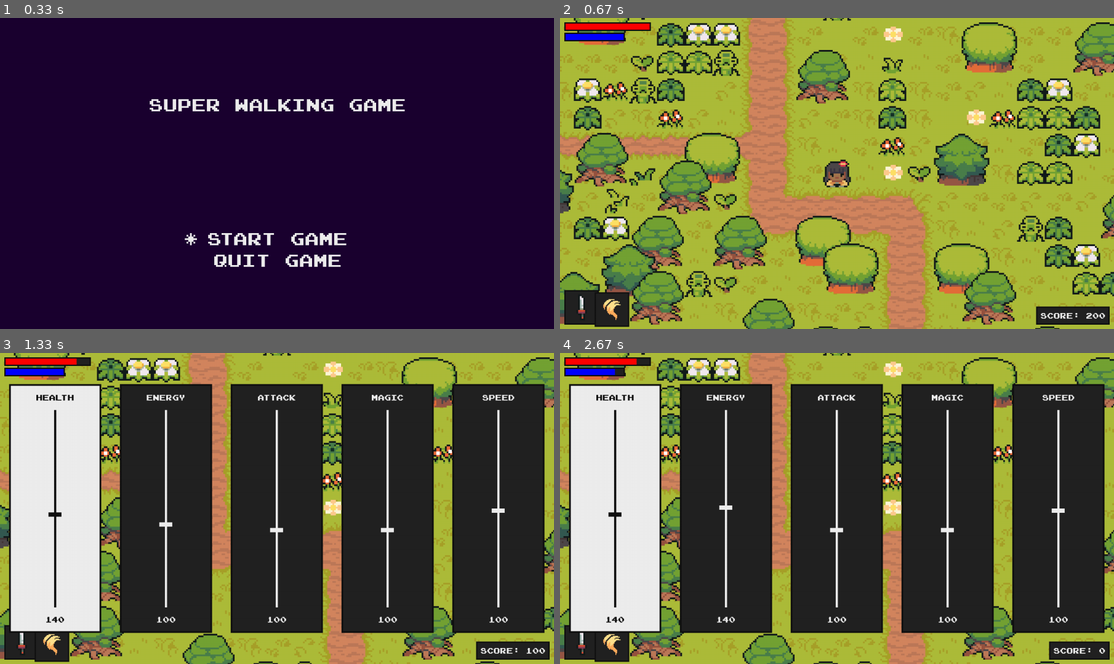
Above: before the commit, frames 1-4 (two rows, left to right).
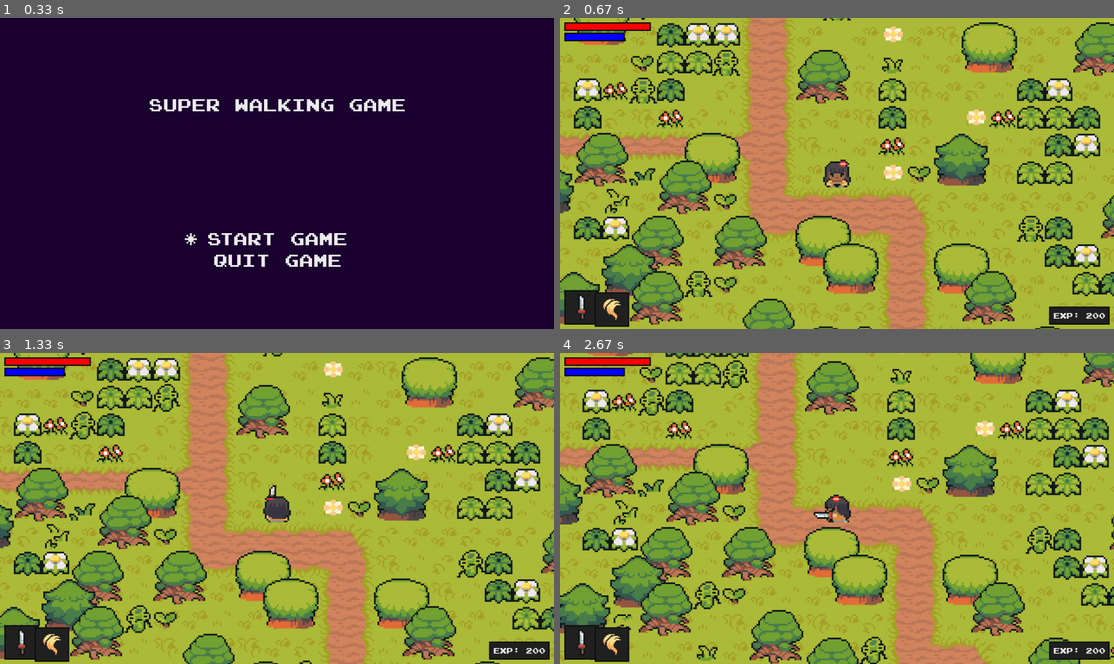
Above: after the commit, the same moments.

Repository: M1estere/Pygame_Project
Game: pygame game, started from code/main.py
The game is run twice, just before and just after one commit, with the same random seed, the same clock (stepped at 60 frames per second) and the same inputs.
Inputs:
- Up to frame 1 (0.33 s): no input
- Up to frame 2 (0.67 s): tap Enter at 0.33 s
- Up to frame 3 (1.33 s): hold M 0.67-1.13 s; hold W 0.67-1.13 s; hold W from 1.17 s (still down); tap Space at 1.23 s
- Up to frame 4 (2.67 s): tap Space at 1.53, 1.73, 2.03, 2.23, 2.57 s; release W at 1.63 s; hold D 1.67-2.13 s; hold S 2.17-2.47 s; hold A from 2.5 s (still down)

Frame 1 is identical in both runs. In frame 2, 0.2% of the frame differs, in the area x 85-93%, y 92-99%; in frame 3, 65%; in frame 4, 81%, in the area x 0-100%, y 0-100%.

Commit message:
Added pause buttons

Diff:
--- a/code/level.py
+++ b/code/level.py
@@ -128,15 +128,16 @@
 
 			self.animation_player.create_particles(attack_type, self.player.rect.center, [self.visible_sprites])
 
-	def toggle_menu(self):
+	def toggle_menu(self, game):
 		self.game_paused = not self.game_paused
+		self.game = game
 
 	def run(self):
 		self.visible_sprites.custom_drawing(self.player)
 		self.ui.display(self.player)
 
 		if self.game_paused:
-			self.upgrade.display()
+			self.upgrade.display(self.game)
 		else:
 			self.visible_sprites.update()
 			self.visible_sprites.enemy_update(self.player)
--- a/code/main.py
+++ b/code/main.py
@@ -44,6 +44,8 @@
         self.display.fill(WATER_COLOUR)
 
     def open_main_menu(self):
+        self.reset_keys()
+
         self.playing = False
         self.main_menu = MainMenu(self)
         self.curr_menu = self.main_menu
@@ -57,7 +59,7 @@
             if self.playing:
                 if event.type == pygame.KEYDOWN:
                      if event.key == pygame.K_m:
-                         self.level.toggle_menu()
+                        self.toggle()
 
             if not self.playing:
                 if event.type == pygame.KEYDOWN:
@@ -68,6 +70,9 @@
                         self.DOWN_KEY = True
                     if event.key == pygame.K_UP or event.key == pygame.K_w:
                         self.UP_KEY = True
+
+    def toggle(self):
+        self.level.toggle_menu(self)
 
     def reset_keys(self):
         self.UP_KEY, self.DOWN_KEY, self.START_KEY, self.BACK_KEY = False, False, False, False
--- a/code/ui.py
+++ b/code/ui.py
@@ -36,7 +36,7 @@
         pygame.draw.rect(self.display_surface, UI_BORDER_COLOUR, bg_rect, 3)
 
     def show_exp(self, exp):
-        text_surf = self.font.render('Score: ' + str(int(exp)), False, TEXT_COLOUR)
+        text_surf = self.font.render('EXP: ' + str(int(exp)), False, TEXT_COLOUR)
 
         x = self.display_surface.get_size()[0] - 20
         y = self.display_surface.get_size()[1] - 20
--- a/code/upgrade.py
+++ b/code/upgrade.py
@@ -13,18 +13,21 @@
 		self.font = pygame.font.Font(UI_FONT, UI_FONT_SIZE)
 
 		self.height = self.display_surface.get_size()[1] * 0.8
-		self.width = self.display_surface.get_size()[0] // 6
+		self.width = self.display_surface.get_size()[0] // 7 - 20
 		self.create_items()
 
 		self.selection_index = 0
 		self.selection_time = None
 		self.can_move = True
 
+		self.pause_selection_index = 0
+		self.pause_selected = True
+
 	def input(self):
 		keys = pygame.key.get_pressed()
 
 		if self.can_move:
-			if keys[pygame.K_d] and self.selection_index < self.attribute_nr - 1:
+			if keys[pygame.K_d] and self.selection_index < self.attribute_nr:
 				self.selection_index += 1
 				self.can_move = False
 				self.selection_time = pygame.time.get_ticks()
@@ -33,10 +36,33 @@
 				self.can_move = False
 				self.selection_time = pygame.time.get_ticks()
 
+			if self.pause_selected:
+				if keys[pygame.K_w] and self.pause_selection_index > 0:
+					self.pause_selection_index -= 1
+					self.can_move = False
+					self.selection_time = pygame.time.get_ticks()
+				elif keys[pygame.K_s] and self.pause_selection_index < 1:
+					self.pause_selection_index += 1
+					self.can_move = False
+					self.selection_time = pygame.time.get_ticks()
+
+				self.pause_screen.move(self.pause_selection_index)
+
 			if keys[pygame.K_SPACE]:
-				self.can_move = False
-				self.selection_time = pygame.time.get_ticks()
-				self.item_list[self.selection_index].trigger(self.player)
+				if self.selection_index != 0:
+					self.can_move = False
+					self.selection_time = pygame.time.get_ticks()
+					self.item_list[self.selection_index].trigger(self.player)
+				else:
+					if self.pause_selection_index == 0:
+						self.can_move = False
+						self.selection_time = pygame.time.get_ticks()
+						self.game.toggle()
+					else:
+						self.can_move = False
+						self.selection_time = pygame.time.get_ticks()
+
+						self.game.open_main_menu()
 
 	def cooldown(self):
 		if not self.can_move:
@@ -48,27 +74,96 @@
 	def create_items(self):
 		self.item_list = list()
 
-		for item, index  in enumerate(range(self.attribute_nr)):
+		for item, index in enumerate(range(self.attribute_nr + 1)):
 			full_width = self.display_surface.get_size()[0]
-			increment = full_width // self.attribute_nr
-
-			left = (item * increment) + (increment - self.width) // 2
+			increment = full_width // 6
+
+			left = (item * increment) + (increment - self.width)
 			top = self.display_surface.get_size()[1] * 0.1
 
-			item = Item(left, top, self.width, self.height, index, self.font)
-			self.item_list.append(item)
-
-	def display(self):
+			if index == 0:
+				self.pause_screen = PauseScreen(0, 0, self.width + 75, HEIGTH, index, self.font)
+				self.item_list.append(self.pause_screen)
+			else:
+				item = Item(left, top, self.width, self.height, index, self.font)
+				self.item_list.append(item)
+
+	def display(self, game):
+		self.game = game
+
 		self.input()
 		self.cooldown()
 
+		self.pause_screen.display(self.display_surface, self.selection_index, 'Paused')
+
 		for index, item in enumerate(self.item_list):
-			name = self.attribute_names[index]
-			value = self.player.get_value_by_index(index)
-			max_value = self.max_values[index]
-			cost = self.player.get_cost_by_index(index)
+			if index == 0: continue
+
+			name = self.attribute_names[index-1]
+			value = self.player.get_value_by_index(index-1)
+			max_value = self.max_values[index-1]
+			cost = self.player.get_cost_by_index(index-1)
 
 			item.display(self.display_surface, self.selection_index, name, value, max_value, cost)
+
+		if self.selection_index == 0: self.pause_selected = True
+		else: self.pause_selected = False
+
+class PauseScreen():
+	def __init__(self, l, t, w, h, index, font):
+		self.rect = pygame.Rect(l, t, w, h)
+		self.index = index
+		self.font = font
+
+		self.selected_index = 0
+
+		self.selected = True
+
+	def move(self, index):
+		self.selected_index = index
+
+	def display_name(self, surface, name, selected):
+		colour = TEXT_COLOUR_SELECTED if selected else TEXT_COLOUR
+
+		# title
+		title_surf = self.font.render(name, False, colour)
+		title_rect = title_surf.get_rect(midtop = self.rect.midtop + pygame.math.Vector2(0, 20))
+
+		# draw
+		surface.blit(title_surf, title_rect)
+
+	def draw_content(self, surface):
+		self.draw_text('Continue Game', surface, 120, 0)
+		self.draw_text('Quit Game', surface, 30, 0)
+
+	def draw_text(self, text, surface, move_value_y, move_value_x):
+		font = pygame.font.Font(UI_FONT, UI_FONT_SIZE)
+		colour = TEXT_COLOUR_SELECTED if self.selected else TEXT_COLOUR
+
+		text_surface = font.render(text, False, colour)
+		text_rect = text_surface.get_rect(midbottom = self.rect.midbottom - pygame.math.Vector2(move_value_x, move_value_y))
+
+		surface.blit(text_surface, text_rect)
+
+	def draw_cursor(self, surface):
+		self.draw_text('*', surface, 120 if self.selected_index == 0 else 30, 105)
+
+	def display(self, surface, selection_number, name):
+		if self.index == selection_number:
+			self.selected = True
+
+			pygame.draw.rect(surface, UPGRADE_BG_COLOUR_SELECTED, self.rect)
+			pygame.draw.rect(surface, UI_BORDER_COLOUR, self.rect, 4)
+		else:
+			self.selected = False
+
+			pygame.draw.rect(surface, UI_BG_COLOUR, self.rect)
+			pygame.draw.rect(surface, UI_BORDER_COLOUR, self.rect, 4)
+
+		self.draw_content(surface)
+		self.display_name(surface, name, self.index == selection_number)
+
+		self.draw_cursor(surface)
 
 class Item:
 	def __init__(self, l, t, w, h, index, font):
@@ -104,7 +199,7 @@
 		pygame.draw.rect(surface, colour, value_rect)
 
 	def trigger(self, player):
-		upgrade_attr = list(player.stats.keys())[self.index]
+		upgrade_attr = list(player.stats.keys())[self.index - 1]
 
 		if player.exp >= player.upgrades_cost[upgrade_attr] and player.stats[upgrade_attr] < player.max_stats[upgrade_attr]:
 			player.exp -= player.upgrades_cost[upgrade_attr]
